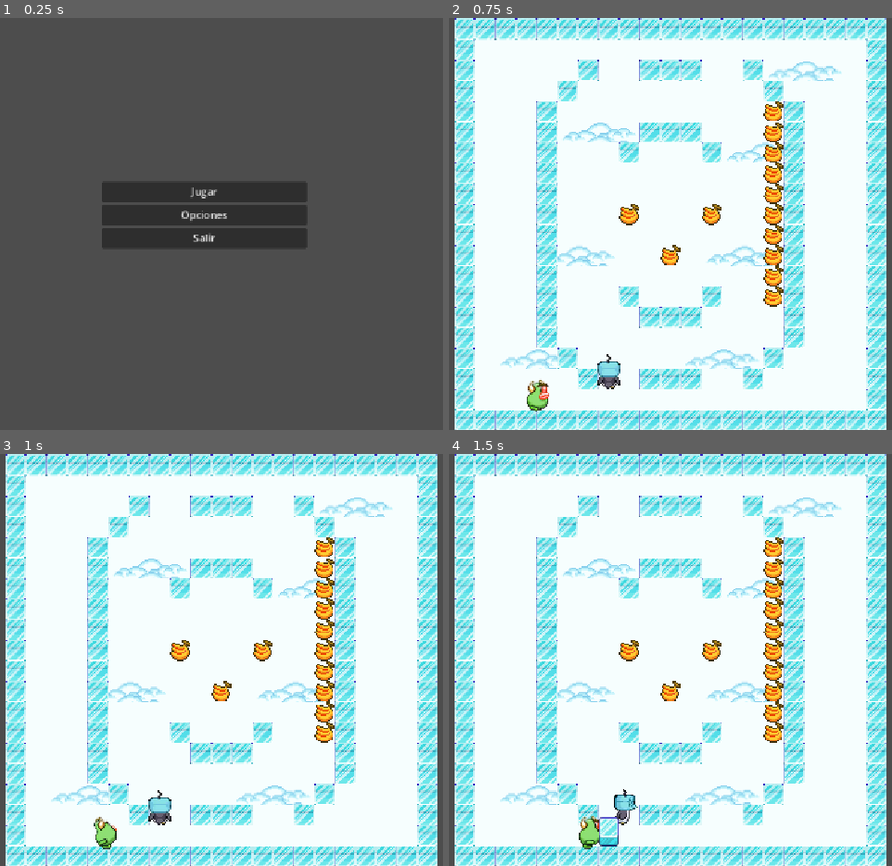
Above: before the commit, frames 1-4 (two rows, left to right).
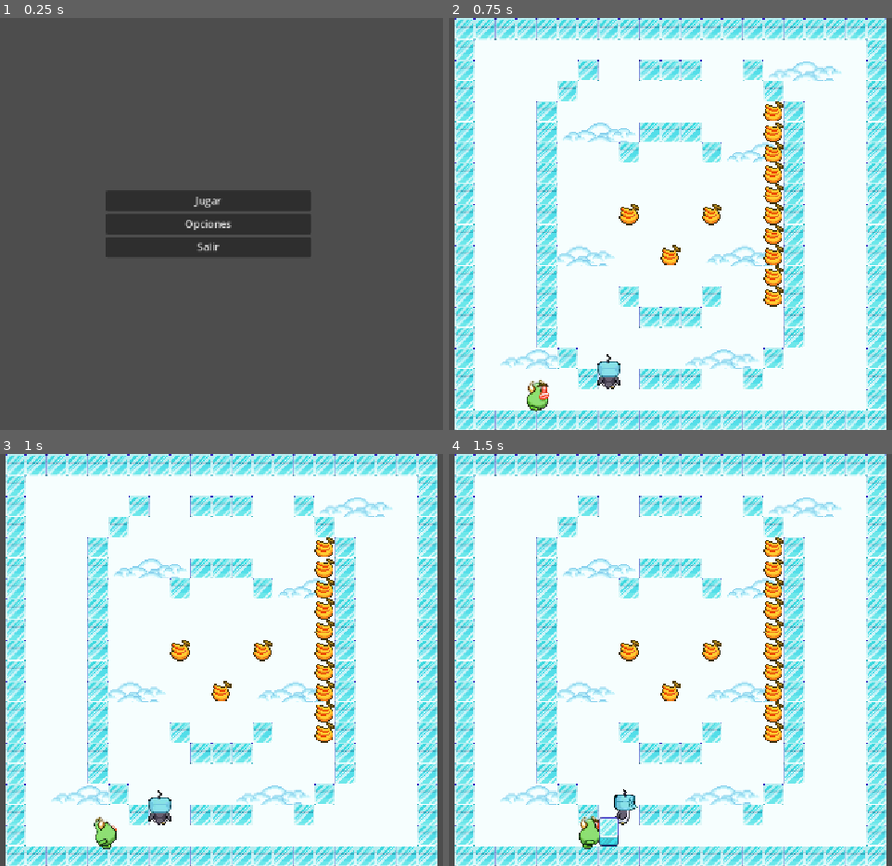
Above: after the commit, the same moments.

Repository: JsAaronxD/BIC
Game: Godot game, scene res://Escenas/main_menu.tscn
Same seed, same stepped clock (60 frames per second), same inputs: the game is played once before the commit and once after it. Sound files missing from this copy of the repository are replaced by a short silence.
Inputs:
- Up to frame 1 (0.25 s): no input
- Up to frame 2 (0.75 s): click "Jugar" at 0.5 s
- Up to frame 3 (1 s): no input
- Up to frame 4 (1.5 s): tap Enter (ui_accept) at 1.25 s; hold Right (ui_right) from 1.28 s (still down)

The runs differ from the first frame. In frame 1, 3.3% of the frame differs, in the area x 23-71%, y 40-58%; in frame 2, nothing differs; in frame 3, nothing differs; in frame 4, nothing differs.

Commit message:
no se que es esto JAJAJ

Diff:
--- a/bic/Escenas/banana_f.tscn
+++ b/bic/Escenas/banana_f.tscn
@@ -9,7 +9,7 @@
 region = Rect2(35.8966, -0.243777, 32.1328, 32.2851)
 
 [sub_resource type="RectangleShape2D" id="RectangleShape2D_eilfr"]
-size = Vector2(31, 31)
+size = Vector2(30, 30)
 
 [node name="banana_f" type="Area2D"]
 script = ExtResource("1_5u4kl")
--- a/bic/Escenas/main_menu.tscn
+++ b/bic/Escenas/main_menu.tscn
@@ -5,18 +5,33 @@
 
 [node name="MainMenu" type="Control"]
 layout_mode = 3
-anchors_preset = 0
-offset_right = 1152.0
-offset_bottom = 643.0
+anchors_preset = 8
+anchor_left = 0.5
+anchor_top = 0.5
+anchor_right = 0.5
+anchor_bottom = 0.5
+offset_left = -576.0
+offset_top = -321.5
+offset_right = 576.0
+offset_bottom = 321.5
+grow_horizontal = 2
+grow_vertical = 2
 script = ExtResource("1_a3sw6")
 game_scene = ExtResource("2_hjcy7")
 
 [node name="VBoxContainer" type="VBoxContainer" parent="."]
-layout_mode = 0
-offset_left = 411.0
-offset_top = 131.0
-offset_right = 730.0
-offset_bottom = 482.0
+layout_mode = 1
+anchors_preset = 8
+anchor_left = 0.5
+anchor_top = 0.5
+anchor_right = 0.5
+anchor_bottom = 0.5
+offset_left = -159.5
+offset_top = -175.5
+offset_right = 159.5
+offset_bottom = 175.5
+grow_horizontal = 2
+grow_vertical = 2
 alignment = 1
 
 [node name="play" type="Button" parent="VBoxContainer"]
